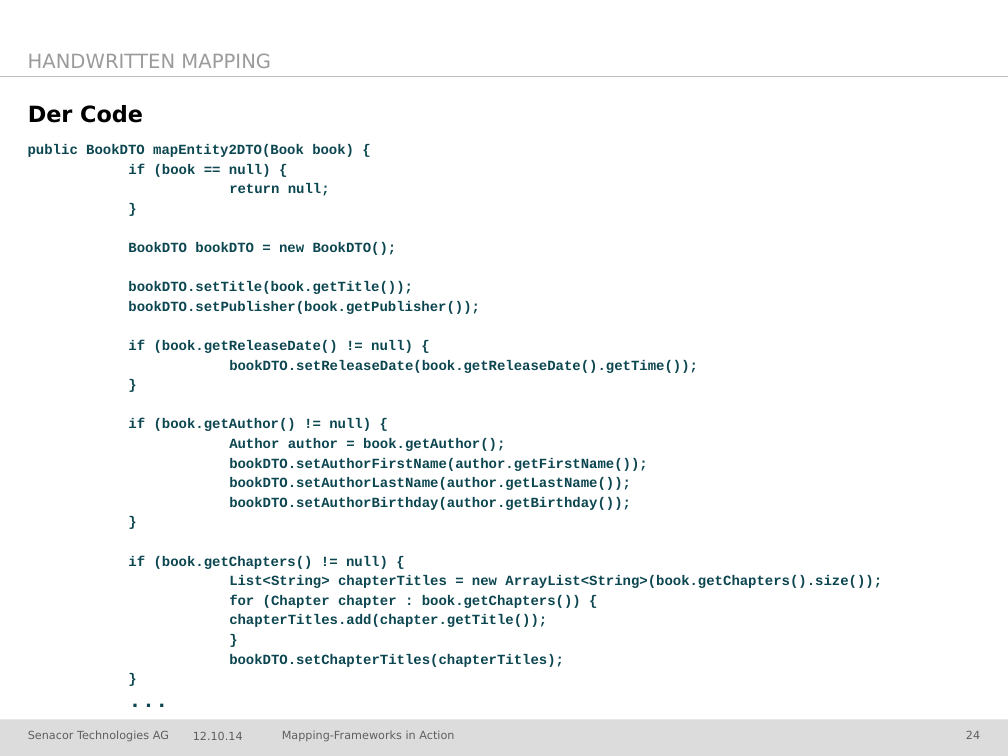
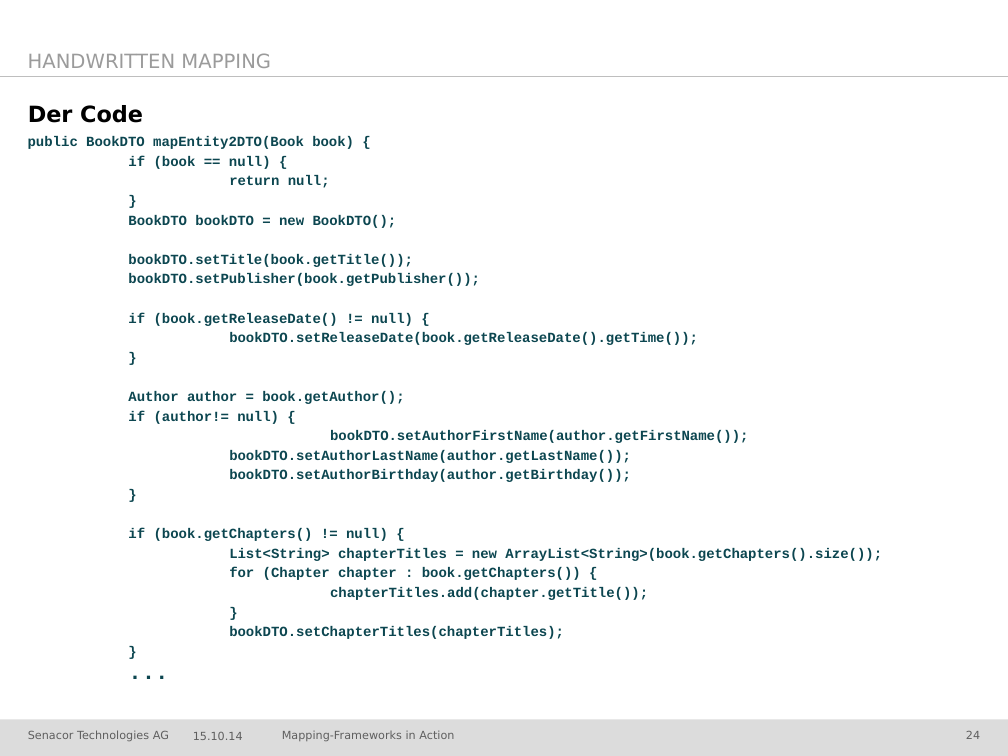
Before and after one commit to jschwalb/Mappings, a slide deck: slide 24 of presentation.pptx. Drawn at 1008x756 pixels with LibreOffice and Linux fonts; fonts in the diff are those of the drawing; background and template pictures are left out. Boxes give left, top, right and bottom in pixels: in the first picture for what was removed or moved away, otherwise in the second. Text is boxed around its words. In the diff, an @@ line names an element or a change of style, - is before the commit and + after.

```diff
--- a/presentation.pptx
+++ b/presentation.pptx
@@ text "public BookDTO mapEntity2DTO(Book book) {" moved from (x1=28, y1=144, x2=882, y2=667) to (x1=28, y1=136, x2=882, y2=639) @@
@@ text at (x1=128, y1=418, x2=371, y2=431): paragraph removed @@
-if (book.getAuthor() != null) {
@@ text at (x1=128, y1=410, x2=279, y2=424): paragraph added @@
+if (author!= null) {
@@ text at (x1=193, y1=732, x2=243, y2=740): text changed @@
-12.10.14
+15.10.14
```
Also in this commit, not shown: 7 other slides changed, 3 slides added, 2 slides removed.
